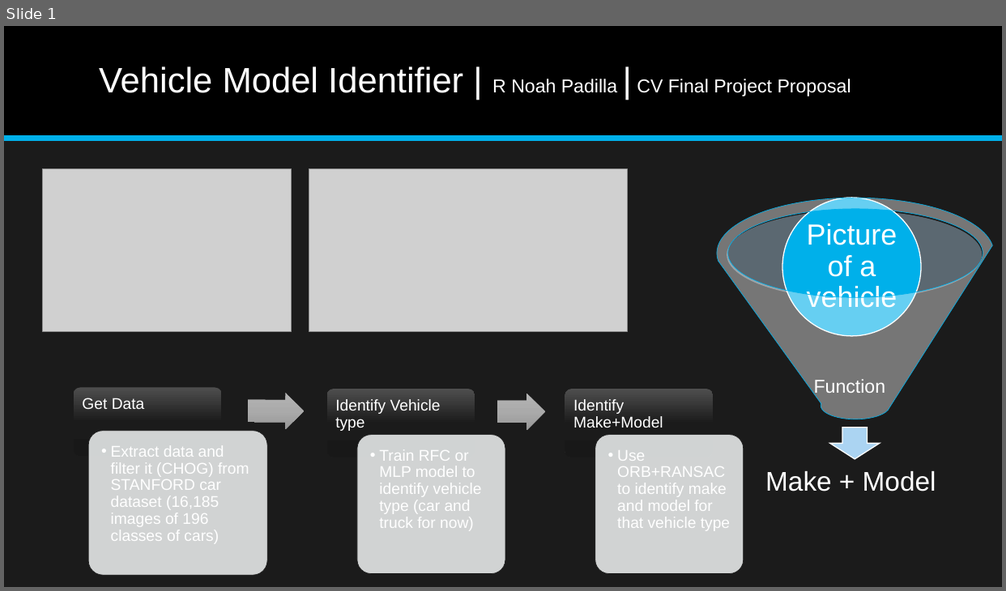
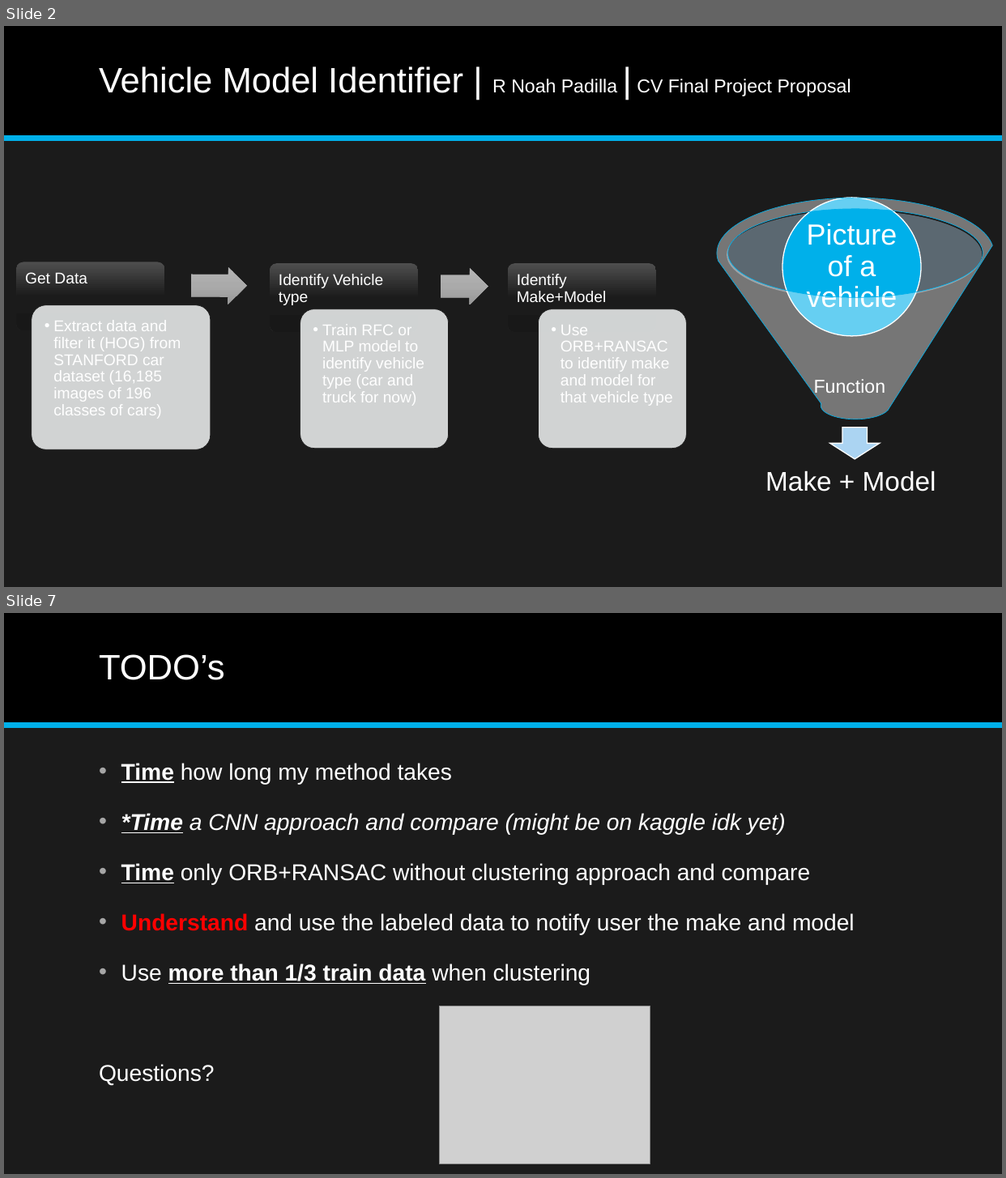
Before and after one commit to NoahTheGr8/Vehicle-Predictor, a slide deck: RNoahPadilla_FinalProjectProposal.pptx. Shown one above the other, each under a label of ours: slide 1 before the commit, slides 2 and 7 after it; the slides between them are not shown. The pictures are 1006x591 and 1006x1178 pixels, drawn with LibreOffice and Linux fonts; fonts in the diff are those of the drawing; grey boxes stand for pictures. Boxes give left, top, right and bottom in pixels: in the first picture for what was removed or moved away, otherwise in the second. Text is boxed around its words. In the diff, an @@ line names an element or a change of style, - is before the commit and + after.

```diff
--- a/RNoahPadilla_FinalProjectProposal.pptx
+++ b/RNoahPadilla_FinalProjectProposal.pptx
@@ slide 7 added at (4,613,1002,1174), background #1B1B1B; not listed: 2 template elements that a slide beside it also shows @@
@@ title added at (99,654,225,680), 34 pt, text #FFFFFF @@
+TODO’s
@@ text added at (99,763,854,1086), 22 pt, text #FFFFFF @@
+• Time how long my method takes
+• *Time a CNN approach and compare (might be on kaggle idk yet)
+• Time only ORB+RANSAC without clustering approach and compare
+• Understand and use the labeled data to notify user the make and model
+• Use more than 1/3 train data when clustering
+Questions?
@@ picture added at (440,1007,650,1164) @@
@@ what was slide 1 is now slide 2 @@
@@ slide 2 changed as well @@
@@ picture removed at (43,169,292,331) @@
@@ picture removed at (309,169,627,331) @@
@@ 6 rounded rectangles, 5 texts, 2 right arrows: place and size @@
-6 rounded rectangles, 5 texts, 2 right arrows at (74,387,744,575)
+6 rounded rectangles, 5 texts, 2 right arrows at (17,262,687,450)
@@ text at (53,320,181,419): text changed @@
-  • Extract data and filter it (CHOG) from STANFORD car dataset (16,185 images of 196 classes of cars)
+  • Extract data and filter it (HOG) from STANFORD car dataset (16,185 images of 196 classes of cars)
```
Also in this commit, not shown: 5 other slides added.
